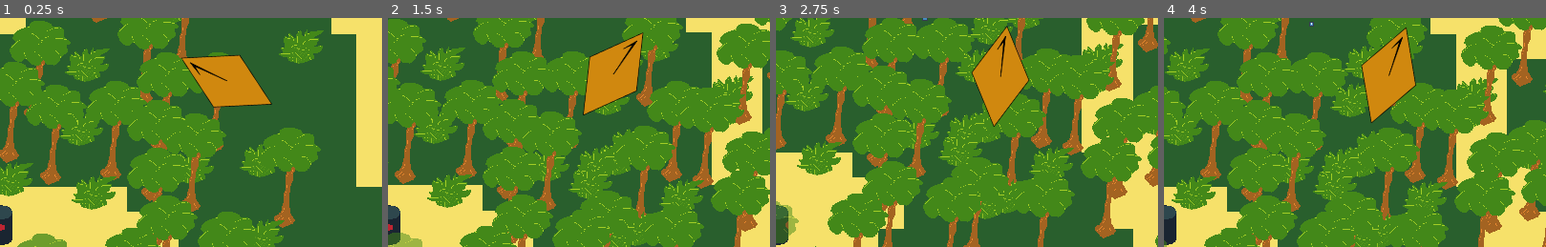
Above: before the commit, frames 1-4 (left to right).
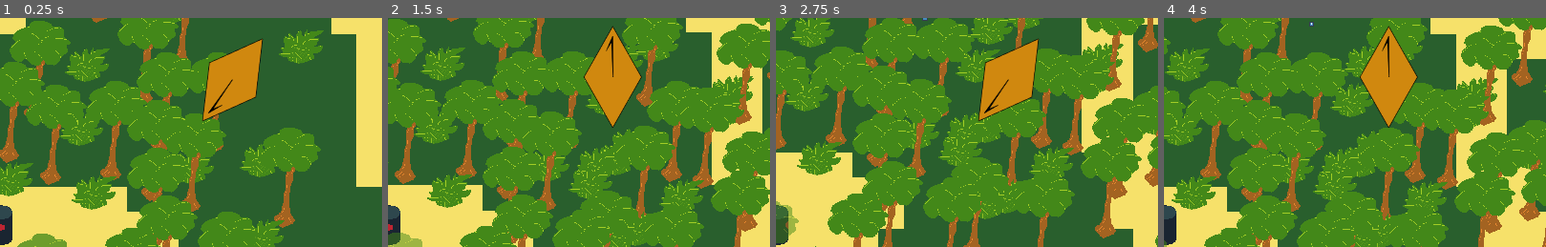
Above: after the commit, the same moments.

Repository: gamkedo-la/Jungle-Adventure
Game: Godot game, scene res://World.tscn
Two runs of this game, one before a commit and one after it. Both use one fixed random seed, a clock stepped at 60 frames per second and the inputs below. The engine's default icon, where the game draws it, is replaced by a stand-in: a white triangle on a blue panel in a dark square.
Inputs (mouse positions are % of the whole screen's width and height, from its top left):
- Up to frame 1 (0.25 s): no input
- Up to frame 2 (1.5 s): move the mouse to (72, 45) at 0.52 s; hold Right (ui_right) 0.53-1.28 s; tap C (action) at 0.6, 1.35 s; move the mouse to (30, 55) at 1.27 s; hold Down (ui_down) from 1.28 s (still down)
- Up to frame 3 (2.75 s): move the mouse to (60, 28) at 2.02 s; release Down (ui_down) at 2.03 s; hold Right (ui_right) from 2.03 s (still down); tap C (action) at 2.1 s
- Up to frame 4 (4 s): move the mouse to (45, 70) at 2.77 s; release Right (ui_right) at 2.78 s; hold Up (ui_up) 2.78-3.53 s; tap C (action) at 2.85, 3.6 s; move the mouse to (80, 65) at 3.52 s; hold Left (ui_left) from 3.53 s (still down)
The pictures show only the part of the screen within x 50-100%, y 2-52%; the shares and areas given below are measured in that part.

The runs differ from the first frame. In frame 1, 2.4% of the frame differs, in the area x 47-72%, y 8-45%; in frame 2, 2.0%; in frame 3, 2.5%, in the area x 51-69%, y 3-48%; in frame 4, 1.7%.

Commit message:
Compass: Added  new/better? pointing math and a flag to point at mouse for debugging

Diff:
--- a/Compass/Compass.gd
+++ b/Compass/Compass.gd
@@ -4,7 +4,8 @@
 # Class members can be exported, this means their value gets saved along with the resource (such as the scene) they're attached to.
 # They will also be available for editing in the property editor.
 # https://docs.godotengine.org/en/stable/getting_started/scripting/gdscript/gdscript_exports.html
-export var NorthPosition : Vector2; # The compass points at this position aka North
+export(Vector2) var NorthPosition = Vector2.ZERO  # The compass points at this position aka North
+export var PointAtMouse = false # Mainly for debugging
 
 # onready var my_label = get_node("MyLabel")
 # A scene's subnodes can't be accessed until _ready() is entered. The onready keyword, defers variable initialization until _ready() is called.
@@ -17,11 +18,13 @@
 
 # Called every frame. 'delta' is the elapsed time since the previous frame.
 func _process(delta):
+	var pointAt = NorthPosition
+	if(PointAtMouse):
+		pointAt = get_global_mouse_position();
+
 	# Do some math to recalculate the Pointer orientation
-	NorthPosition = get_global_mouse_position();
-	Needle.rotation = ( NorthPosition - Needle.position).angle() # Might need to add + PI / 2 here ??
-
-	# Needle.position = float get_angle_to ( Vector2 point ) const
+	#Needle.rotation = ( pointAt - Needle.position).angle() # Might need to add + PI / 2 here ??
+	Needle.rotation = Needle.get_angle_to(pointAt)
 
 # Not sure what I've done wrong declaring these param
 #func SetNorthPosition(Position2D northPosition):
